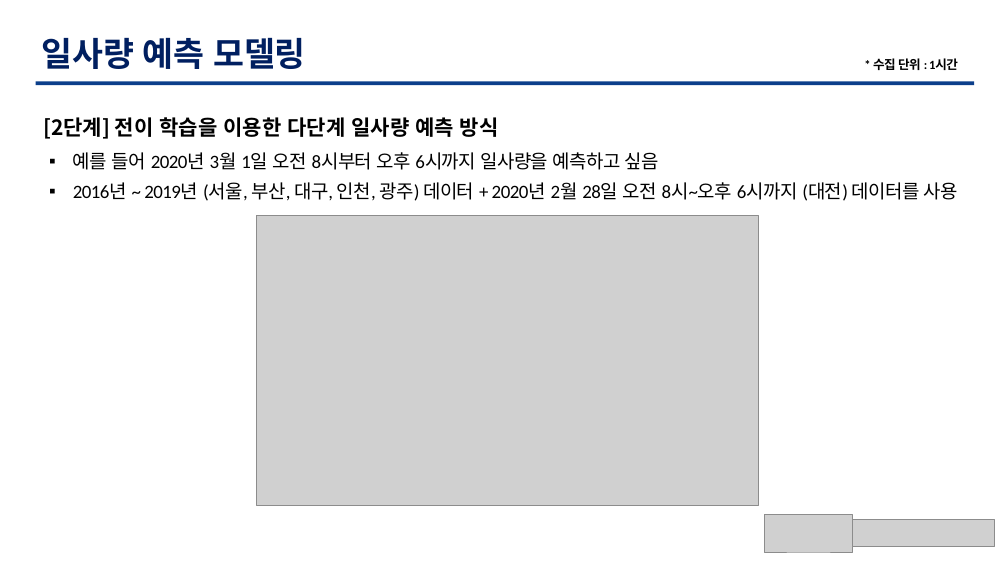
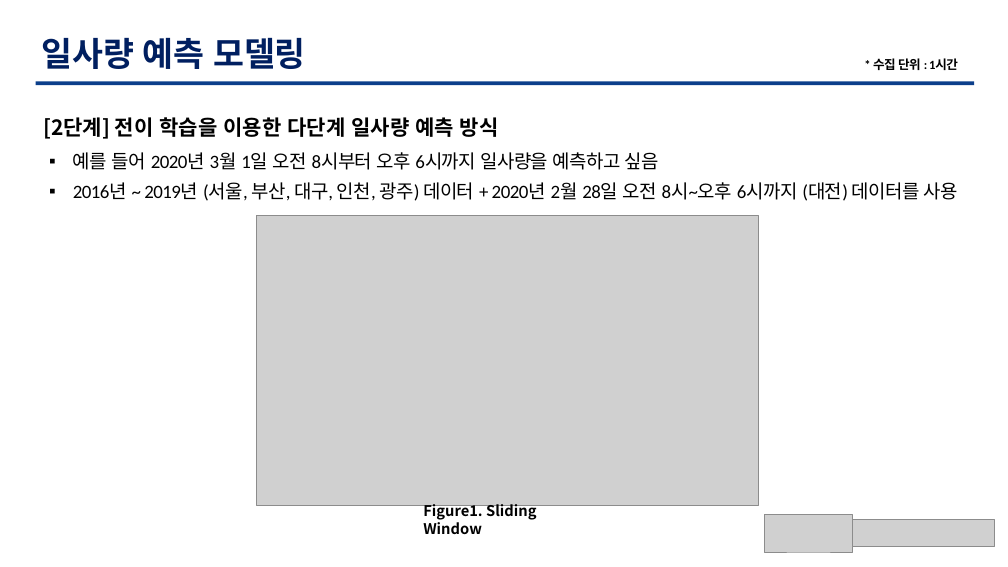
Before and after one commit to TaegyuHan/Solar_radiation_prediction_model, a slide deck: slide 10 of KICS_PT/[KICS] 모델 poster.pptx. Drawn at 1008x567 pixels with LibreOffice and Linux fonts; fonts in the diff are those of the drawing; grey boxes stand for pictures. Boxes give left, top, right and bottom in pixels: in the first picture for what was removed or moved away, otherwise in the second. Text is boxed around its words. In the diff, an @@ line names an element or a change of style, - is before the commit and + after.

```diff
--- a/KICS_PT/[KICS] 모델 poster.pptx
+++ b/KICS_PT/[KICS] 모델 poster.pptx
@@ text added at (423,504,536,534), 14 pt, text #000000, bold @@
+Figure1. Sliding Window
```
Also in this commit, not shown: 5 other slides changed.
